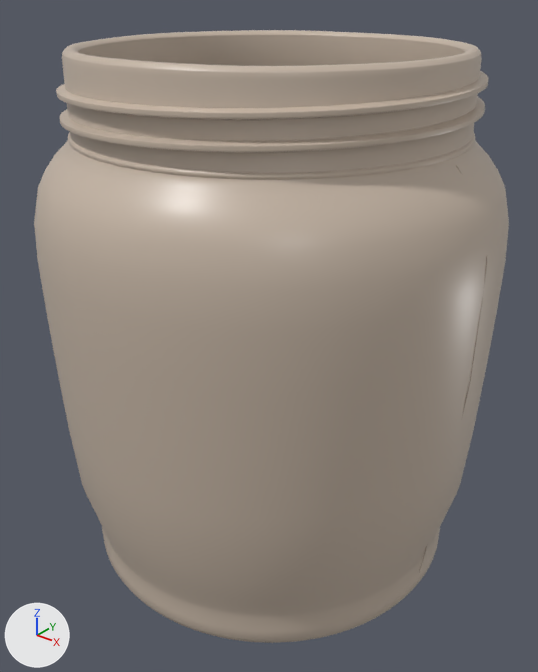
A saved change to the glTF model public/case-study/model/product-24-small-round-bottle.glb.
The view is the same before and after, from a camera (50 mm lens) standing at (0.0791, -0.0995, 0.105) and looking at (0.0006, -0.0015, 0.0442). The axes (+X, +Y, +Z) are drawn at lower left. The lights are the same throughout. The picture after the commit comes second.

The first picture shows 'continuous external neck thread', 'lower neck support bead', 'open circular jar body - no branding' and 1 more.
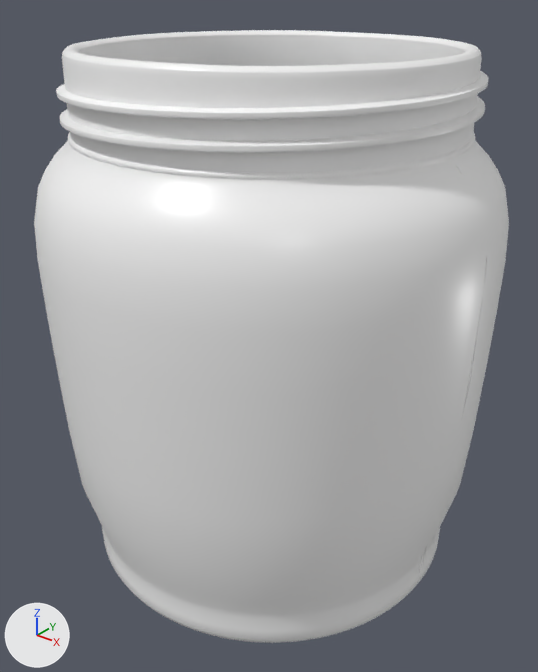
Boxes [x1, y1, x2, y2] around the edits, measured in the pictures (538 x 672 px):
'open circular jar body - no branding', recoloured (lighter)
    both: [34, 30, 509, 643]
'continuous external neck thread', recoloured (lighter)
    both: [56, 71, 488, 152]
'lower neck support bead', recoloured
    both: [68, 132, 475, 180]

What changed in the scene script:
```text
Add mat_bright_white_unbranded_injection_molded_plastic:
    mat_bright_white_unbranded_injection_molded_plastic = principled_material('bright white unbranded injection molded plastic')
    mat_bright_white_unbranded_injection_molded_plastic.base_color = (0.96, 0.96, 0.96)  # white #fafafa
    mat_bright_white_unbranded_injection_molded_plastic.roughness = 0.34
    mat_bright_white_unbranded_injection_molded_plastic.coat_weight = 0.055
    mat_bright_white_unbranded_injection_molded_plastic.coat_roughness = 0.32
Change me_continuous_external_neck_thread_mesh:
    where me_continuous_external_neck_thread_mesh.from_pydata(...)  # 5856 vertices, 11708 faces; spans x -0.0338..0.0338, y -0.0338..0.0338, z 0.0821..0.0923
    remove me_continuous_external_neck_thread_mesh.materials.append(mat_warm_ivory_unbranded_injection_molded_plastic)  # beige #c8b8a8
    add me_continuous_external_neck_thread_mesh.materials.append(mat_bright_white_unbranded_injection_molded_plastic)  # white #fafafa
Change me_torus:
    where me_torus.from_pydata(...)  # 5120 vertices, 10240 faces; spans x -0.033..0.033, y -0.033..0.033, z -0.0005..0.0005
    remove me_torus.materials.append(mat_warm_ivory_unbranded_injection_molded_plastic)  # beige #c8b8a8
    add me_torus.materials.append(mat_bright_white_unbranded_injection_molded_plastic)  # white #fafafa
Change me_open_circular_jar_body___no_branding_mesh:
    where me_open_circular_jar_body___no_branding_mesh.from_pydata(...)  # 14848 vertices, 29696 faces; spans x -0.04..0.04, y -0.04..0.04, z 0.0002..0.0951
    remove me_open_circular_jar_body___no_branding_mesh.materials.append(mat_warm_ivory_unbranded_injection_molded_plastic)  # beige #c8b8a8
    add me_open_circular_jar_body___no_branding_mesh.materials.append(mat_bright_white_unbranded_injection_molded_plastic)  # white #fafafa
```
